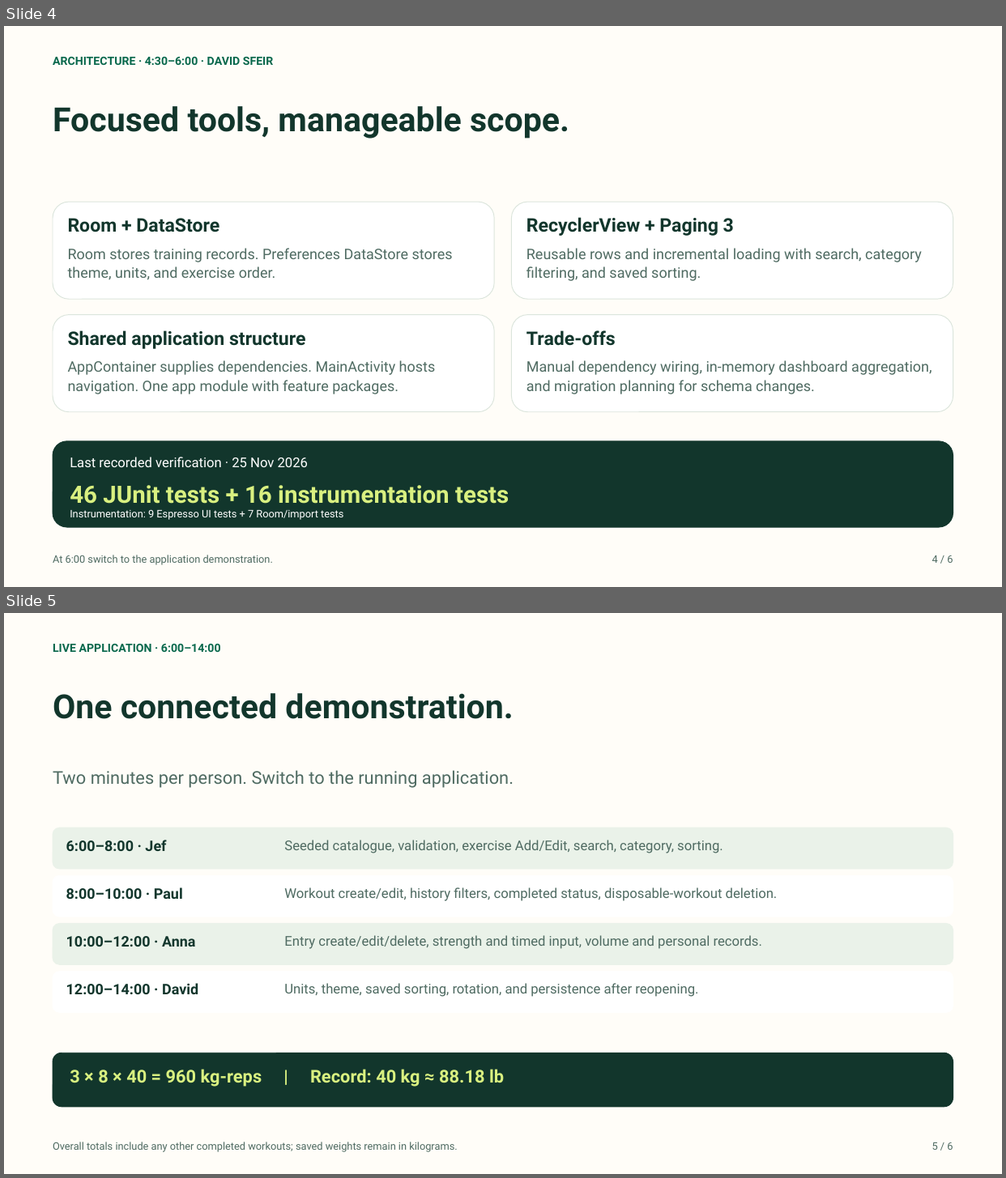
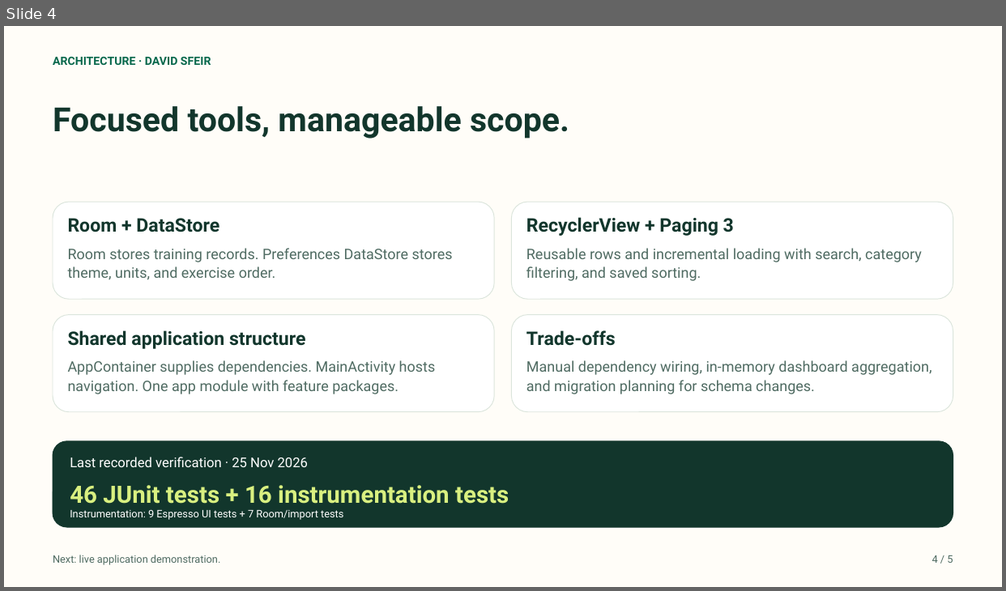
Before and after one commit to jefsaber/FitJournal, a slide deck: docs/FitJournal-Presentation.pptx. Shown one above the other, each under a label of ours: slides 4 and 5 before the commit, slide 4 after it. The pictures are 1006x1178 and 1006x591 pixels, drawn with LibreOffice and Linux fonts; fonts in the diff are those of the drawing. Boxes give left, top, right and bottom in pixels: in the first picture for what was removed or moved away, otherwise in the second. Text is boxed around its words. In the diff, an @@ line names an element or a change of style, - is before the commit and + after.

```diff
--- a/docs/FitJournal-Presentation.pptx
+++ b/docs/FitJournal-Presentation.pptx
@@ slide 5 removed at <box>4,613,1002,1174</box>, background #FFFDF8 @@
@@ text removed at <box>53,644,221,652</box> @@
-LIVE APPLICATION · 6:00–14:00
@@ text removed at <box>53,693,513,719</box> @@
-One connected demonstration.
@@ text removed at <box>53,770,513,788</box> @@
-Two minutes per person. Switch to the running application.
@@ rounded rectangle removed at <box>53,828,953,869</box> @@
@@ text removed at <box>66,840,166,851</box> @@
-6:00–8:00 · Jef
@@ text removed at <box>284,840,723,854</box> @@
-Seeded catalogue, validation, exercise Add/Edit, search, category, sorting.
@@ rounded rectangle removed at <box>53,875,953,917</box> @@
@@ text removed at <box>66,888,183,899</box> @@
-8:00–10:00 · Paul
@@ text removed at <box>284,888,778,901</box> @@
-Workout create/edit, history filters, completed status, disposable-workout deletion.
@@ rounded rectangle removed at <box>53,924,953,965</box> @@
@@ text removed at <box>66,936,196,947</box> @@
-10:00–12:00 · Anna
@@ text removed at <box>284,935,762,949</box> @@
-Entry create/edit/delete, strength and timed input, volume and personal records.
@@ rounded rectangle removed at <box>53,972,953,1013</box> @@
@@ text removed at <box>66,983,198,995</box> @@
-12:00–14:00 · David
@@ text removed at <box>284,983,698,997</box> @@
-Units, theme, saved sorting, rotation, and persistence after reopening.
@@ rounded rectangle removed at <box>53,1053,953,1107</box> @@
@@ text removed at <box>70,1069,504,1087</box> @@
-3 × 8 × 40 = 960 kg-reps | Record: 40 kg ≈ 88.18 lb
@@ text removed at <box>53,1142,457,1152</box> @@
-Overall totals include any other completed workouts; saved weights remain in kilograms.
@@ text removed at <box>932,1143,953,1150</box> @@
-5 / 6
@@ slide 4 changed as well @@
@@ text at <box>53,57,211,65</box>: text changed @@
-ARCHITECTURE · 4:30–6:00 · DAVID SFEIR
+ARCHITECTURE · DAVID SFEIR
@@ text at <box>53,555,220,565</box>: text changed @@
-At 6:00 switch to the application demonstration.
+Next: live application demonstration.
@@ text at <box>932,556,953,563</box>: text changed @@
-4 / 6
+4 / 5
```
Also in this commit, not shown: 4 other slides changed, 1 other file.
